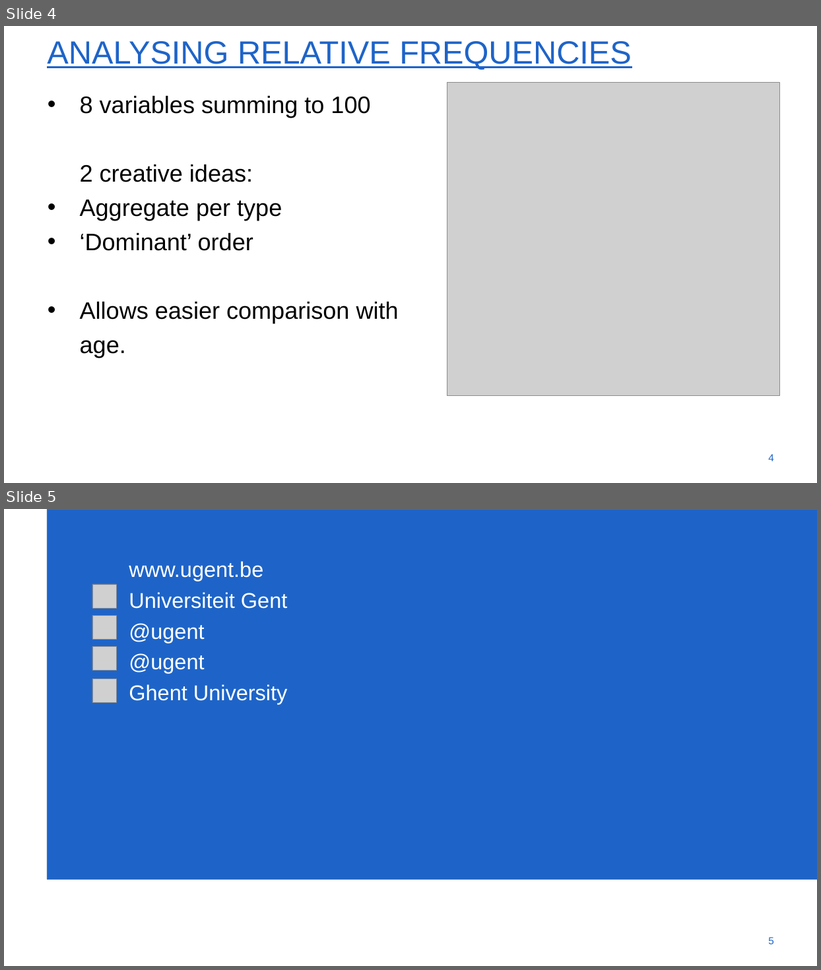
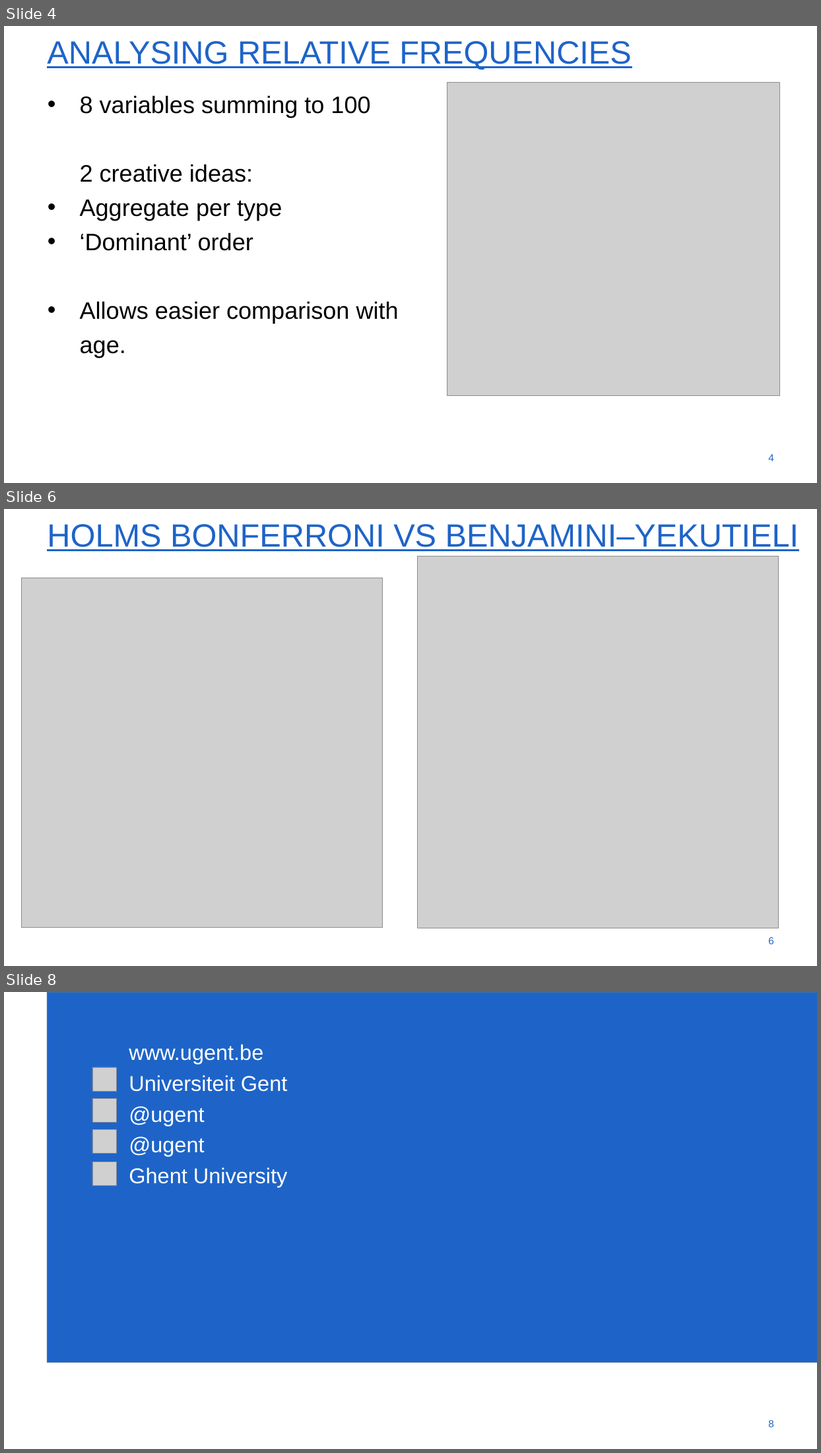
Before and after one commit to RobinBM/prin_proj, a slide deck: GROUP11.pptx. Shown one above the other, each under a label of ours: slides 4 and 5 before the commit, slides 4, 6 and 8 after it; the slides between them are not shown. The pictures are 821x970 and 821x1453 pixels, drawn with LibreOffice and Linux fonts; fonts in the diff are those of the drawing; grey boxes stand for pictures; background and template pictures are left out. Boxes give left, top, right and bottom in pixels: in the first picture for what was removed or moved away, otherwise in the second. Text is boxed around its words. In the diff, an @@ line names an element or a change of style, - is before the commit and + after.

```diff
--- a/GROUP11.pptx
+++ b/GROUP11.pptx
@@ slide 6 added at <box>4,509,817,966</box>, background #FFFFFF @@
@@ title added at <box>47,524,799,551</box>, 54 pt, text #1E64C8, underline @@
+HOLMS BONFERRONI VS BENJAMINI–YEKUTIELI
@@ picture added at <box>417,557,779,929</box> @@
@@ picture added at <box>22,578,383,927</box> @@
@@ page number added at <box>768,937,774,945</box>, 17.1 pt, text #1E64C8 @@
+6
@@ what was slide 5 is now slide 8 @@
@@ page number at <box>768,1420,774,1428</box>: text changed @@
-5
+8
```
Also in this commit, not shown: 2 other slides added.
